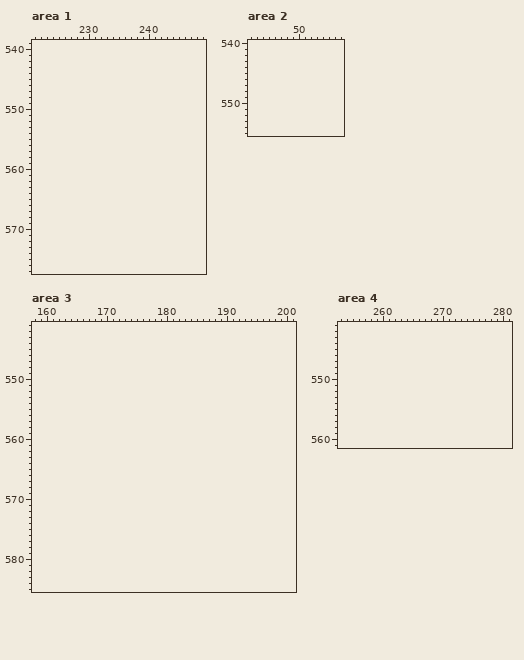
Two versions of one pixel-art file, concept/art/tests.aseprite. This is how it looked before the edit.
512x512 pixels, 1 frame. Shown: area 1: x 221..249, y 539..577; area 2: x 42..57, y 540..555; area 3: x 158..201, y 541..585; area 4: x 253..281, y 541..561. The old version is drawn lined up with the new one, on the new canvas. The commit also changed other parts of the picture, which this record leaves out.
After the commit:
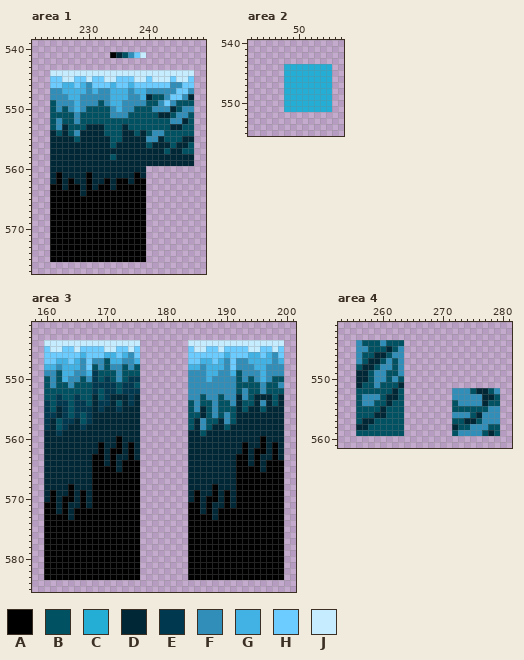
Palette (. is transparent): A #000000  B #005162  C #24aed6  D #002735  E #003850  F #318eb8  G #41b2e3  H #6dccff  J #c6ecff
What changed:
canvas 512x512 -> 512x1024
--- area 1
@@ x 221..249 @@
 540 .............................
-541 .............................
+541 .............ADBFHJ..........
 542 .............................
 543 .............................
-544 .............................
-545 .............................
-546 .............................
-547 .............................
-548 .............................
-549 .............................
-550 .............................
-551 .............................
-552 .............................
-553 .............................
-554 .............................
-555 .............................
-556 .............................
-557 .............................
-558 .............................
-559 .............................
-560 .............................
-561 .............................
-562 .............................
-563 .............................
-564 .............................
-565 .............................
-566 .............................
-567 .............................
-568 .............................
-569 .............................
-570 .............................
-571 .............................
-572 .............................
-573 .............................
-574 .............................
-575 .............................
+544 ...JJJJJJJJJJJJJJJJJJJJJJJJ..
+545 ...HHJJHHJHHJJHHHJJHJJJHJJH..
+546 ...HHGGHGFHHHGHHGHHHHHHFFHH..
+547 ...FFGGGGFGFFGGGFGGFFFFFHHF..
+548 ...FFFGGFFFFFGGGFFGDBBFHHFD..
+549 ...BFFFGFFFBFGGFFFFBBFHFBBB..
+550 ...BFBFGFBBBBFGFFBBBFFFDBFF..
+551 ...BBBBFBBBBBFFFBBBBBDDBFFB..
+552 ...BFBBFBBBBBBBBBBBBBBBFFDB..
+553 ...BFDBBBDDDBBBDBBBBBBBDDBB..
+554 ...DBDBFDDDDBBBDDBDBFFBBBBB..
+555 ...DDDDBDDDDDBBDDDDFFDBBBDD..
+556 ...DDDDDDDDDDBDDDDDBDDDBDDB..
+557 ...DDDDDDDDDDDDDDDDDDDBDDBB..
+558 ...DDDDDDDDDDBDDDDDDDDDDDDD..
+559 ...DDDDDDDDDDDDDDDDDDDDDDDD..
+560 ...DDDDDDDDDDDDDDDD..........
+561 ...DADDDDADDDDDDDAD..........
+562 ...DADADDADDADAADAA..........
+563 ...AADAADADAADAAAAA..........
+564 ...AAAAADAAAAAAAAAA..........
+565 ...AAAAAAAAAAAAAAAA..........
+566 ...AAAAAAAAAAAAAAAA..........
+567 ...AAAAAAAAAAAAAAAA..........
+568 ...AAAAAAAAAAAAAAAA..........
+569 ...AAAAAAAAAAAAAAAA..........
+570 ...AAAAAAAAAAAAAAAA..........
+571 ...AAAAAAAAAAAAAAAA..........
+572 ...AAAAAAAAAAAAAAAA..........
+573 ...AAAAAAAAAAAAAAAA..........
+574 ...AAAAAAAAAAAAAAAA..........
+575 ...AAAAAAAAAAAAAAAA..........
 576 .............................
--- area 2
@@ x 42..57 @@
 543 ................
-544 ................
-545 ................
-546 ................
-547 ................
-548 ................
-549 ................
-550 ................
-551 ................
+544 ......CCCCCCCC..
+545 ......CCCCCCCC..
+546 ......CCCCCCCC..
+547 ......CCCCCCCC..
+548 ......CCCCCCCC..
+549 ......CCCCCCCC..
+550 ......CCCCCCCC..
+551 ......CCCCCCCC..
 552 ................
--- area 3
@@ x 158..201 @@
 543 ............................................
-544 ............................................
-545 ............................................
-546 ............................................
-547 ............................................
-548 ............................................
-549 ............................................
-550 ............................................
-551 ............................................
-552 ............................................
-553 ............................................
-554 ............................................
-555 ............................................
-556 ............................................
-557 ............................................
-558 ............................................
-559 ............................................
-560 ............................................
-561 ............................................
-562 ............................................
-563 ............................................
-564 ............................................
-565 ............................................
-566 ............................................
-567 ............................................
-568 ............................................
-569 ............................................
-570 ............................................
-571 ............................................
-572 ............................................
-573 ............................................
-574 ............................................
-575 ............................................
-576 ............................................
-577 ............................................
-578 ............................................
-579 ............................................
-580 ............................................
-581 ............................................
-582 ............................................
-583 ............................................
+544 ..JJJJJJJJJJJJJJJJ........JJJJJJJJJJJJJJJJ..
+545 ..HJJHHJHHHHJJHHJH........HJJHHJHHHHJJHHJH..
+546 ..HHHHHHGHHHGGHGFH........HHHHHHGHHHGGHGFH..
+547 ..HHGGHGFHFFBGGFFG........HHGGHGFHFFGGGGFG..
+548 ..GGFGGGFHBFBFFBFB........GGFGGGFHFFFGGFFF..
+549 ..FFBGGFFGEBBBFBBB........FFFGGFFGBFFFGFFF..
+550 ..BFBGFFBFEBEBFBEE........FFFGFFFFBFBFGFBB..
+551 ..BFBBFBBBEEEEBEEB........FFFFFFFFBBBBFBBF..
+552 ..BBBBBBBBEBEEBEEE........FFFFFFFFBFBBFBBB..
+553 ..BBEBBEBBDBEDDDED........FFBFFBFFDFBDDDBD..
+554 ..EBEEBEEBDEEDBDED........BFBBFBBFDBBDFDBD..
+555 ..EBDEBEEEDEDDEDDD........BFDBFBBBDBDDBDDD..
+556 ..EEDEBEBEDDDDDDDD........BBDBFBFBDDDDDDDD..
+557 ..EDBEEDBEDDDDDDDD........BDFBBDFBDDDDDDDD..
+558 ..EDBEDDEDDDDDDDDD........BDFBDDBDDDDDDDDD..
+559 ..DDEDDDDDDDDDDDDD........DDBDDDDDDDDDDDDD..
+560 ..DDDDDDDDDDDDADDD........DDDDDDDDDDDDADDD..
+561 ..DDDDDDDDDADDADAD........DDDDDDDDDADDADAD..
+562 ..DDDDDDDDDADAADAD........DDDDDDDDDADAADAD..
+563 ..DDDDDDDDAADADDAD........DDDDDDDDAADADDAD..
+564 ..DDDDDDDDAADADAAA........DDDDDDDDAADADAAA..
+565 ..DDDDDDDDAAAADAAA........DDDDDDDDAAAADAAA..
+566 ..DDDDDDDDAAAAAAAA........DDDDDDDDAAAAAAAA..
+567 ..DDDDDDDDAAAAAAAA........DDDDDDDDAAAAAAAA..
+568 ..DDDDADDDAAAAAAAA........DDDDADDDAAAAAAAA..
+569 ..DADDADADAAAAAAAA........DADDADADAAAAAAAA..
+570 ..DADAADADAAAAAAAA........DADAADADAAAAAAAA..
+571 ..AADADDADAAAAAAAA........AADADDADAAAAAAAA..
+572 ..AADADAAAAAAAAAAA........AADADAAAAAAAAAAA..
+573 ..AAAADAAAAAAAAAAA........AAAADAAAAAAAAAAA..
+574 ..AAAAAAAAAAAAAAAA........AAAAAAAAAAAAAAAA..
+575 ..AAAAAAAAAAAAAAAA........AAAAAAAAAAAAAAAA..
+576 ..AAAAAAAAAAAAAAAA........AAAAAAAAAAAAAAAA..
+577 ..AAAAAAAAAAAAAAAA........AAAAAAAAAAAAAAAA..
+578 ..AAAAAAAAAAAAAAAA........AAAAAAAAAAAAAAAA..
+579 ..AAAAAAAAAAAAAAAA........AAAAAAAAAAAAAAAA..
+580 ..AAAAAAAAAAAAAAAA........AAAAAAAAAAAAAAAA..
+581 ..AAAAAAAAAAAAAAAA........AAAAAAAAAAAAAAAA..
+582 ..AAAAAAAAAAAAAAAA........AAAAAAAAAAAAAAAA..
+583 ..AAAAAAAAAAAAAAAA........AAAAAAAAAAAAAAAA..
 584 ............................................
--- area 4
@@ x 253..281 @@
 543 .............................
-544 .............................
-545 .............................
-546 .............................
-547 .............................
-548 .............................
-549 .............................
-550 .............................
-551 .............................
-552 .............................
-553 .............................
-554 .............................
-555 .............................
-556 .............................
-557 .............................
-558 .............................
-559 .............................
+544 ...FBBBFBBB..................
+545 ...FFBBBDBF..................
+546 ...FBBDDBFF..................
+547 ...FBDDBFBF..................
+548 ...BDDBFFBF..................
+549 ...DDBFFBBF..................
+550 ...DDBFFBFB..................
+551 ...DBBFBBBD..................
+552 ...BBBBBBDB........FFFBDDBF..
+553 ...BFFFBDDB........FFFFFDDB..
+554 ...BFFBBDBB........BFFFFDBB..
+555 ...BBBBDBBB........BBBBBBFF..
+556 ...BBBDDBBB........FFFBDFFF..
+557 ...BDDBBBBB........BBDDBFFF..
+558 ...DDBBBBBB........DBBFFFBB..
+559 ...BBBBBBBB........BFFFFBDB..
 560 .............................
Where, in picture pixels (left, top, right, bottom), the same in both pictures:
added: (50, 52, 194, 262)
added: (284, 64, 332, 112)
added: (44, 340, 140, 580)
added: (188, 340, 284, 580)
added: (356, 340, 404, 436)
added: (452, 388, 500, 436)
